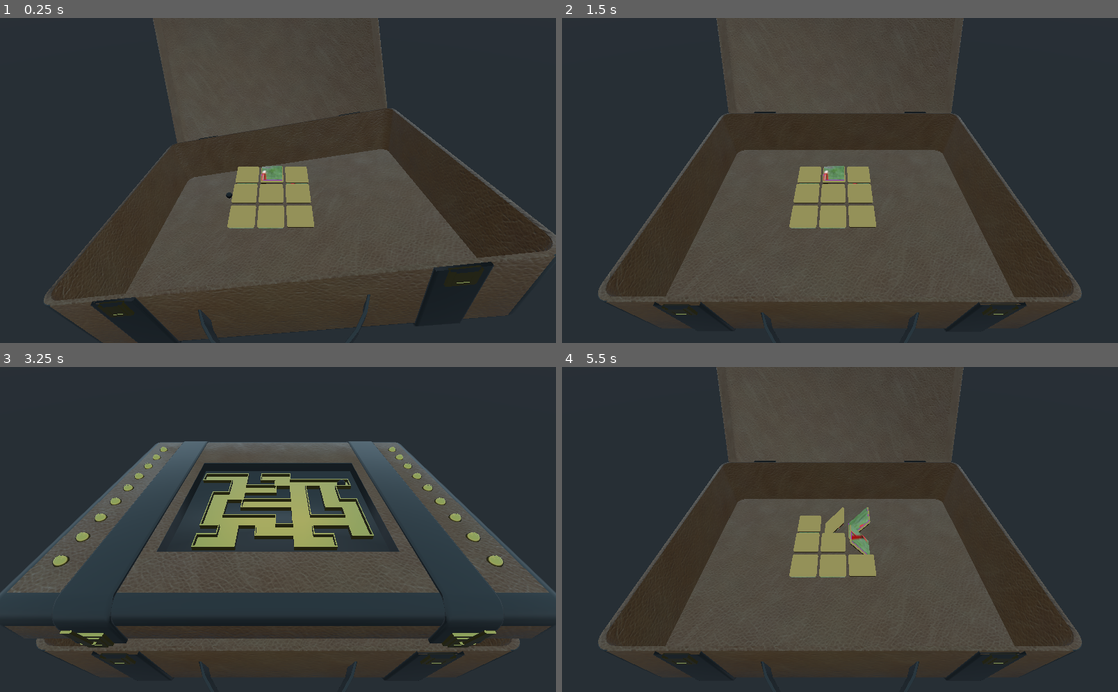
Above: before the commit, frames 1-4 (two rows, left to right).
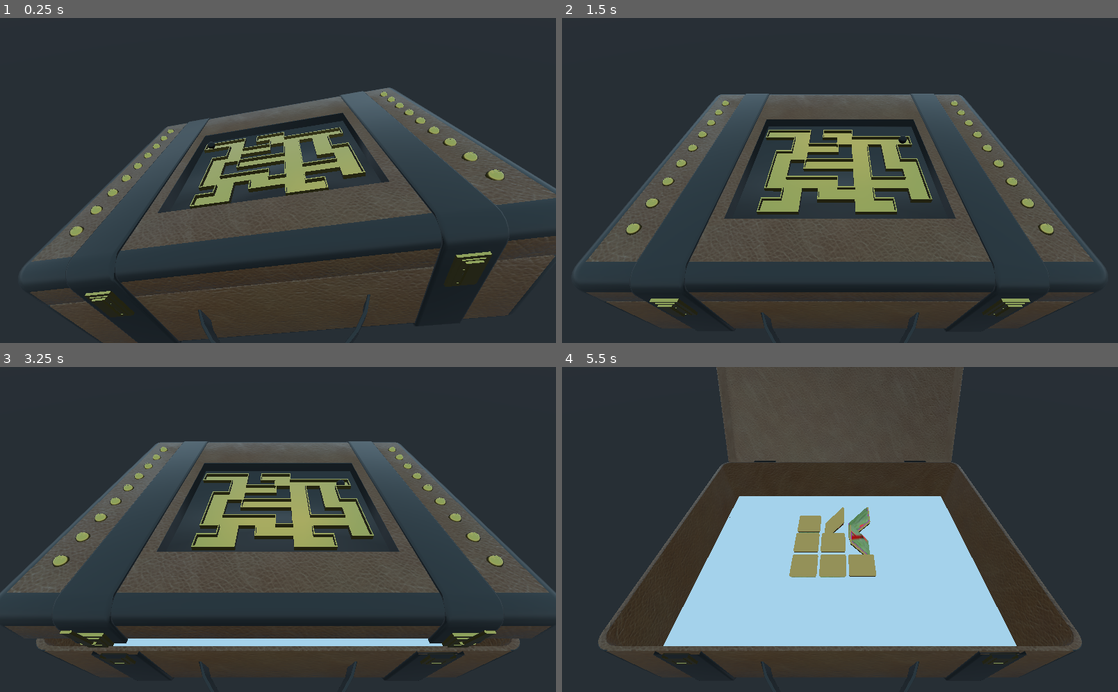
Above: after the commit, the same moments.

Repository: nheeb/OrbinTime
Game: Godot game, scene res://Level.tscn
Two runs of this game, one before a commit and one after it. Both use one fixed random seed, a clock stepped at 60 frames per second and the inputs below. This scene is started directly instead of the project's main scene.
Inputs (mouse positions are in pixels of both pictures, inside the frame that each line leads up to):
- Up to frame 1 (0.25 s): no input
- Up to frame 2 (1.5 s): move the mouse to (962, 164) at 0.52 s; tap R (teleport_orb) at 0.6, 1.35 s; click (962, 164) at 0.67 s; move the mouse to (728, 196) at 1.27 s; click (728, 196) at 1.42 s
- Up to frame 3 (3.25 s): tap Enter at 2 s; move the mouse to (333, 458) at 2.02 s; tap R (teleport_orb) at 2.1, 2.85 s; click (333, 458) at 2.17 s; move the mouse to (250, 594) at 2.77 s; click (250, 594) at 2.92 s
- Up to frame 4 (5.5 s): move the mouse to (1006, 578) at 3.52 s; tap R (teleport_orb) at 3.6, 4.35, 5.1 s; click (1006, 578) at 3.67 s; move the mouse to (673, 480) at 4.27 s; click (673, 480) at 4.42 s; move the mouse to (867, 529) at 5.02 s; click (867, 529) at 5.17 s

The runs differ from the first frame. In frame 1, 42% of the frame differs, in the area x 3-100%, y 0-92%; in frame 2, 44%, in the area x 2-98%, y 0-92%; in frame 3, 1.3%; in frame 4, 21%.

Commit message:
fix

Diff:
--- a/Suitcase.gd
+++ b/Suitcase.gd
@@ -3,6 +3,9 @@
 var maze_mode := true
 var max_angle_degree := 10
 
+func _ready():
+	$SuitcaseModel/OpenPivot.rotation_degrees = Vector3.ZERO
+	$SuitcaseModel/OpenPivot/CloserThing.rotation_degrees = Vector3.ZERO
 
 func _physics_process(delta):
 	if maze_mode:
--- a/Suitcase.tscn
+++ b/Suitcase.tscn
@@ -1,7 +1,9 @@
-[gd_scene load_steps=3 format=2]
+[gd_scene load_steps=4 format=2]
 
 [ext_resource path="res://Models/SuitcaseModel.tscn" type="PackedScene" id=1]
 [ext_resource path="res://Suitcase.gd" type="Script" id=2]
+
+[sub_resource type="CubeMesh" id=1]
 
 [node name="Suitcase" type="Spatial"]
 script = ExtResource( 2 )
@@ -9,3 +11,8 @@
 [node name="SuitcaseModel" parent="." instance=ExtResource( 1 )]
 
 [node name="Tween" type="Tween" parent="."]
+
+[node name="TestBoden" type="MeshInstance" parent="."]
+transform = Transform( 0.372366, 0, 0, 0, 0.00176967, 0, 0, 0, 0.270371, 0, -0.0967466, 0 )
+mesh = SubResource( 1 )
+material/0 = null
